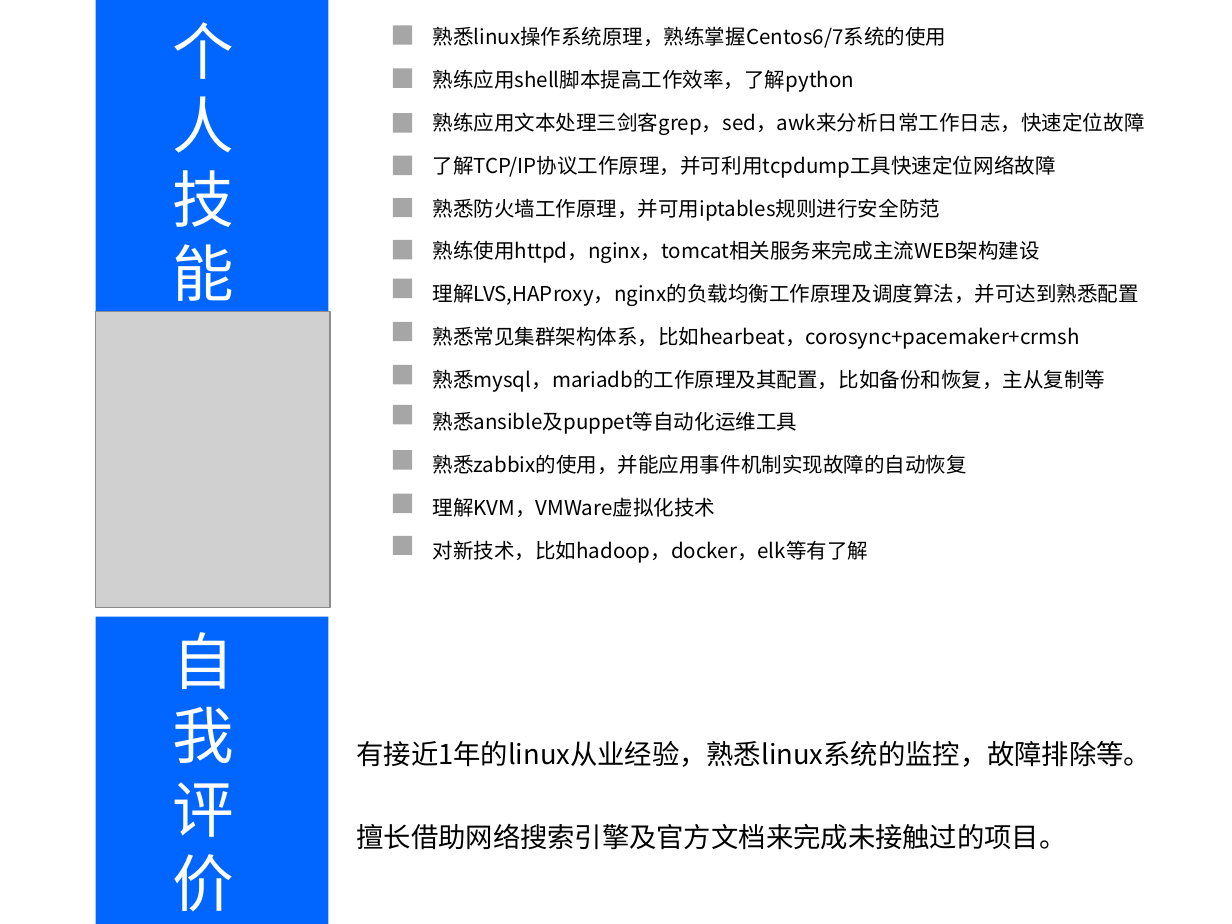
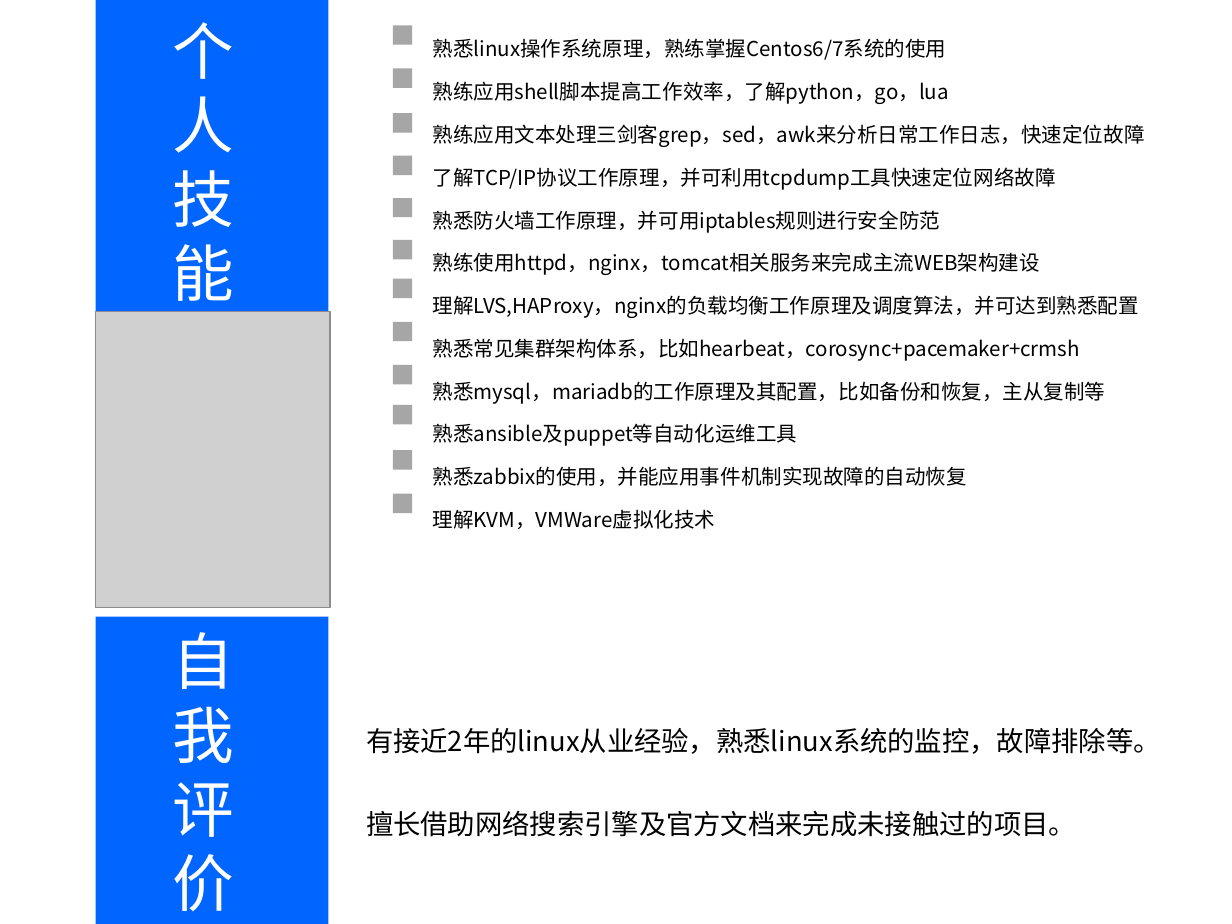
Before and after one commit to 641025266/resume, a slide deck: slide 3 of linux运维工程师-陈浩-重庆大学.ppt. Drawn at 1232x924 pixels with LibreOffice and Linux fonts; fonts in the diff are those of the drawing; grey boxes stand for pictures. Boxes give left, top, right and bottom in pixels: in the first picture for what was removed or moved away, otherwise in the second. Text is boxed around its words. In the diff, an @@ line names an element or a change of style, - is before the commit and + after.

Commit message:
ver3

```diff
--- a/linux运维工程师-陈浩-重庆大学.ppt
+++ b/linux运维工程师-陈浩-重庆大学.ppt
@@ text "熟悉linux操作系统原理，熟练掌握Centos6/7系统的使用": place and size @@
-text "熟悉linux操作系统原理，熟练掌握Centos6/7系统的使用" at bbox=[433, 26, 1145, 563]
+text "熟悉linux操作系统原理，熟练掌握Centos6/7系统的使用" at bbox=[433, 38, 1145, 529]
@@ text at bbox=[433, 81, 949, 104]: text changed @@
-熟练应用shell脚本提高工作效率，了解python
+熟练应用shell脚本提高工作效率，了解python，go，lua
@@ rectangle removed at bbox=[393, 536, 413, 556] @@
@@ text at bbox=[433, 540, 869, 563]: paragraph removed @@
-对新技术，比如hadoop，docker，elk等有了解
@@ text "有接近2年的linux从业经验，熟悉linux系统的监控，故障排除等。": place and size @@
-text "有接近2年的linux从业经验，熟悉linux系统的监控，故障排除等。" at bbox=[357, 741, 1152, 850]
+text "有接近2年的linux从业经验，熟悉linux系统的监控，故障排除等。" at bbox=[366, 728, 1161, 837]
@@ text at bbox=[366, 728, 1161, 754]: text changed @@
-有接近1年的linux从业经验，熟悉linux系统的监控，故障排除等。
+有接近2年的linux从业经验，熟悉linux系统的监控，故障排除等。
```
Also in this commit, not shown: 2 other slides changed.
